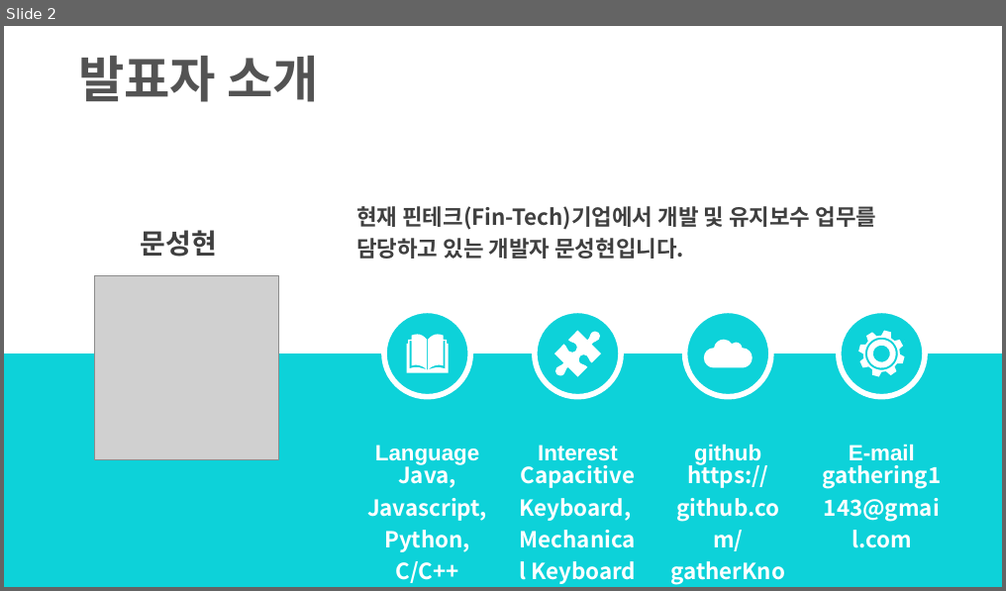
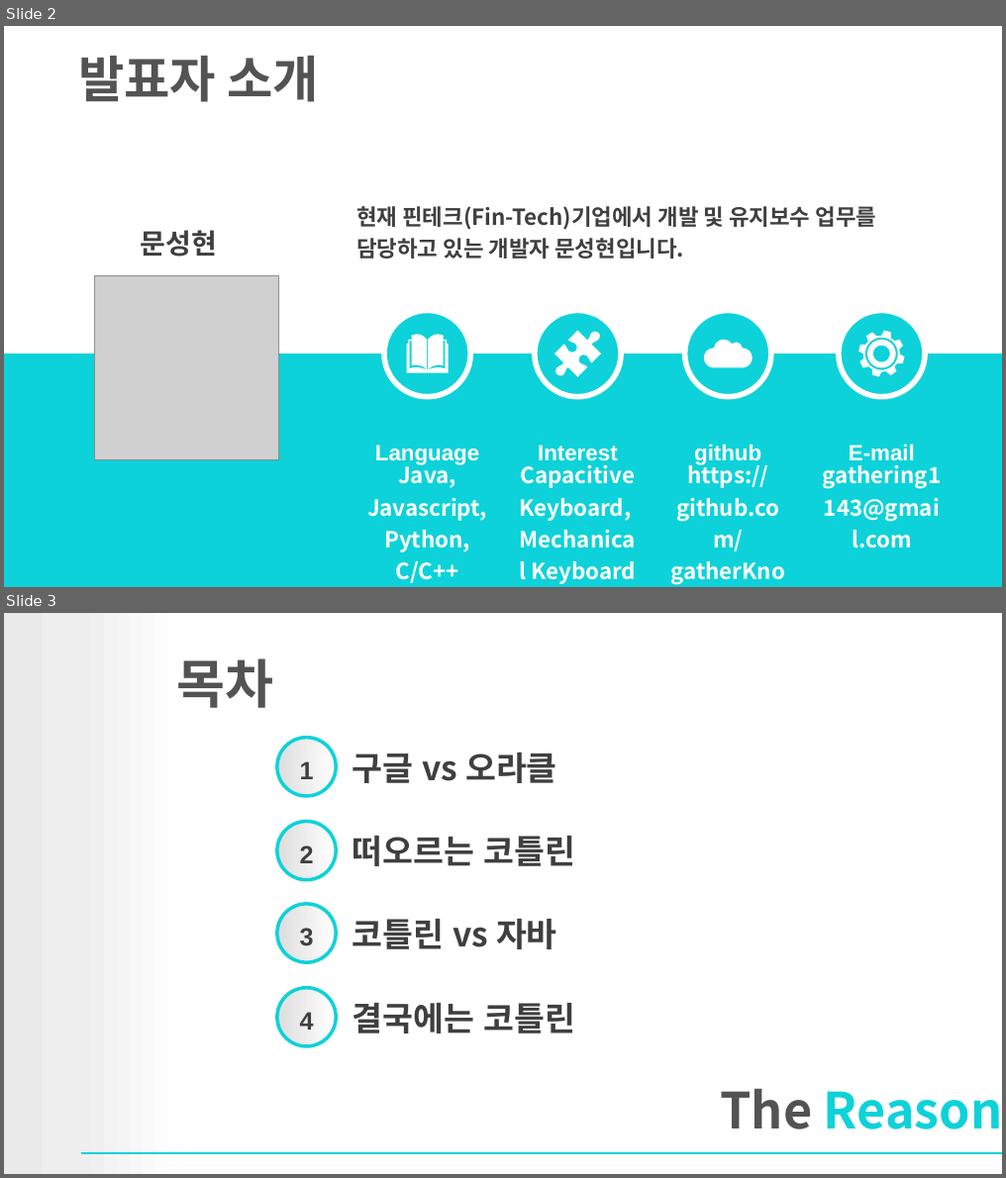
Before and after one commit to gatherKnowledge/Presentation, a slide deck: Kotlin/Kotlin.pptx. Shown one above the other, each under a label of ours: slide 2 before the commit, slides 2 and 3 after it. The pictures are 1006x591 and 1006x1178 pixels, drawn with LibreOffice and Linux fonts; fonts in the diff are those of the drawing; grey boxes stand for pictures; background and template pictures are left out. Boxes give left, top, right and bottom in pixels: in the first picture for what was removed or moved away, otherwise in the second. Text is boxed around its words. In the diff, an @@ line names an element or a change of style, - is before the commit and + after.

```diff
--- a/Kotlin/Kotlin.pptx
+++ b/Kotlin/Kotlin.pptx
@@ slide 3 added at bbox=[4, 613, 1002, 1174], background #FFFFFF @@
@@ rectangle added at bbox=[4, 613, 180, 1173], fill gradient #EAEAEA to #EEEEEE to #FFFFFF @@
@@ text added at bbox=[177, 659, 274, 708], 38 pt, text #535353, bold @@
+목차
@@ ellipse added at bbox=[277, 738, 337, 796], fill gradient #DDDDDD to #FFFFFF, outline #0DD2D9 2.5 pt @@
@@ text added at bbox=[351, 753, 557, 783], 24 pt, text #3F3F3F, bold @@
+구글 vs 오라클
@@ text added at bbox=[300, 761, 314, 779], 18 pt, text #3F3F3F, bold @@
+1
@@ ellipse added at bbox=[277, 822, 337, 880], fill gradient #DDDDDD to #FFFFFF, outline #0DD2D9 2.5 pt @@
@@ text added at bbox=[300, 846, 314, 863], 18 pt, text #3F3F3F, bold @@
+2
@@ text added at bbox=[351, 836, 575, 866], 24 pt, text #3F3F3F, bold @@
+떠오르는 코틀린
@@ ellipse added at bbox=[277, 904, 337, 963], fill gradient #DDDDDD to #FFFFFF, outline #0DD2D9 2.5 pt @@
@@ text added at bbox=[300, 928, 314, 947], 18 pt, text #3F3F3F, bold @@
+3
@@ text added at bbox=[351, 919, 557, 950], 24 pt, text #3F3F3F, bold @@
+코틀린 vs 자바
@@ ellipse added at bbox=[277, 988, 337, 1047], fill gradient #DDDDDD to #FFFFFF, outline #0DD2D9 2.5 pt @@
@@ text added at bbox=[300, 1012, 314, 1030], 18 pt, text #3F3F3F, bold @@
+4
@@ text added at bbox=[351, 1003, 575, 1034], 24 pt, text #3F3F3F, bold @@
+결국에는 코틀린
@@ title added at bbox=[720, 1089, 1002, 1130], 36 pt, text #0DD2D9, bold @@
+The Reason
@@ line added from (82, 1154) to (1002, 1154), #0DD2D9 1 pt @@
```
Also in this commit, not shown: 7 slides changed, 10 other slides added, 2 slides removed, 1 other file.
